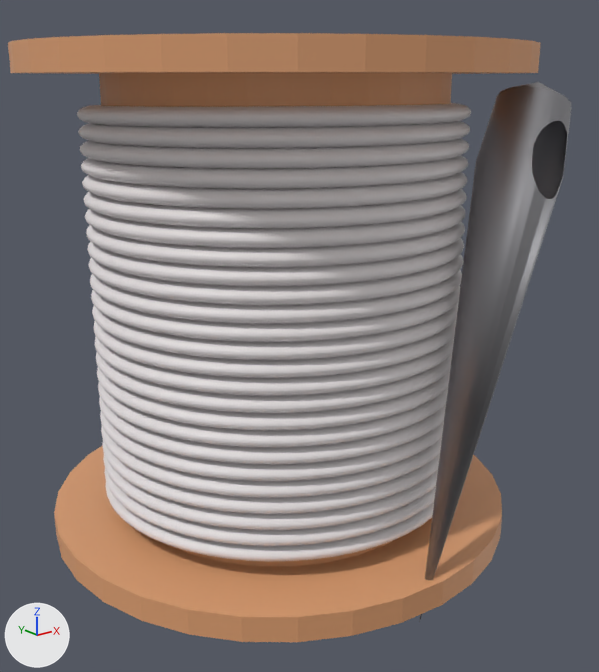
What one commit did to the FBX model Assets/_Models/needleThread.fbx.
Camera for both pictures: a camera (50 mm lens) standing at (-0.1464, -0.1184, 0.0553) and looking at (-0.0137, 0.0475, -0.011). Every picture has the same lights, and +X, +Y and +Z are marked at lower left. Where no turn or scale is listed for an object, it has been applied to the vertices.

The scene before the commit, as lines of its bpy script (objects in view):
```python
me_cube_003 = bpy.data.meshes.new('Cube.003')
me_cube_003.from_pydata(...)  # 35341 vertices, 36630 faces; spans x -0.0787..0.0459, y -0.0091..0.1155, z -0.0665..0.0624
# faces by material slot: [64, 258, 36308]
me_cube_003.materials.append(mat_material_001)  # grey #aaa9ad
me_cube_003.materials.append(mat_wood_001)  # beige #dfa072
me_cube_003.materials.append(mat_material_002)  # white #e7e2e3
ob_spool_001 = bpy.data.objects.new('spool.001', me_cube_003)
ob_spool_001.location = (0.0, 0.0, 0.0)
```
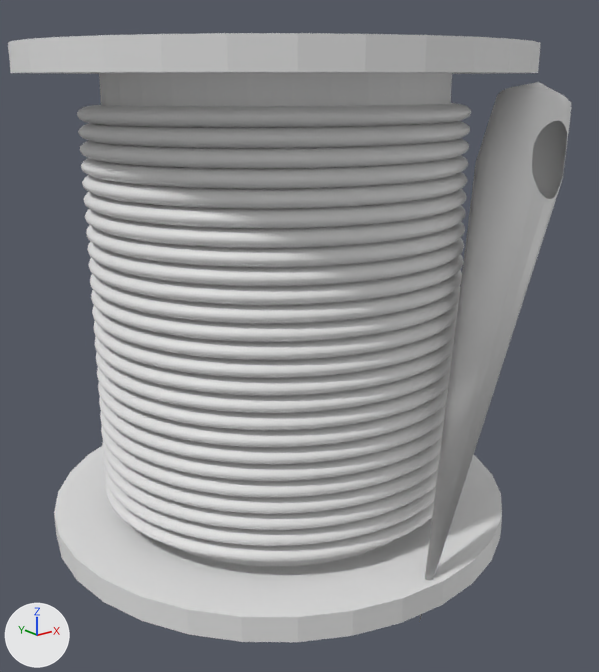
Boxes [x1, y1, x2, y2] around the edits, measured in the pictures (599 x 672 px):
part 1 of me_cube_003, recoloured: [419, 82, 571, 622] in both
part 2 of me_cube_003, recoloured: [8, 33, 541, 642] in both
part 3 of me_cube_003, recoloured: [77, 103, 471, 562] in both

What changed in the scene script:
```text
Change me_cube_003:
    where me_cube_003.from_pydata(...)  # 35341 vertices, 36630 faces; spans x -0.0787..0.0459, y -0.0091..0.1155, z -0.0665..0.0624
    used by ob_spool_001; location = (0.0, 0.0, 0.0)
    me_cube_003 part 1: all 64 faces that had it switch from mat_material_001 (grey #aaa9ad) to no material
    me_cube_003 part 2: all 258 faces that had it switch from mat_wood_001 (beige #dfa072) to no material
    me_cube_003 part 3: all 36308 faces that had it switch from mat_material_002 (white #e7e2e3) to no material
```
